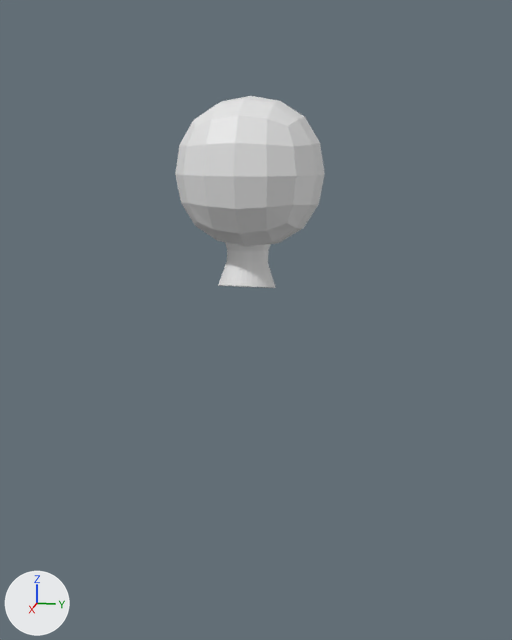
The Blender file VITZY.blend as it was, and as the next commit left it.
Camera for both pictures: a camera (50 mm lens) standing at (6.06, 1.29, 1.14) and looking at (-0.14, 0.05, -0.41). Arrows for +X, +Y and +Z are at lower left; the lights stay in place.
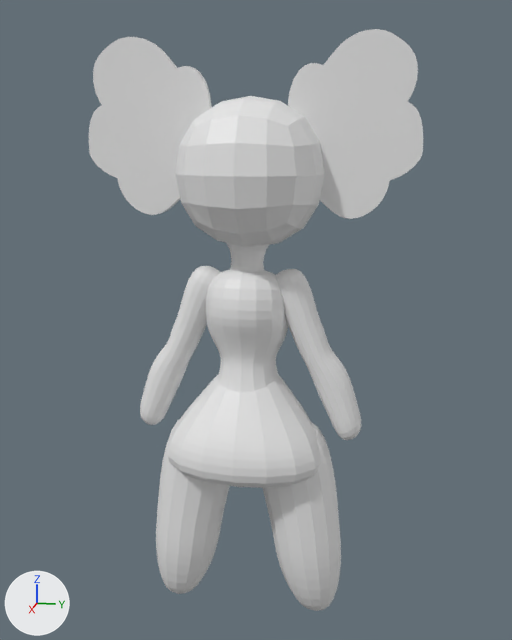
Where the change shows, as pixel boxes (x1, y1, x2, y2) in the pictures (512 x 640 px):
'Plane', added: after (89, 29, 423, 219)
'Cube.005', added: after (156, 419, 341, 611)
'Cube.004', added: after (168, 374, 321, 488)
'Cube.002', added: after (206, 269, 288, 392)
'Cube.003', added: after (276, 269, 361, 440)
'Cube.007', added: after (140, 266, 220, 425)
'Cylinder', reshaped: before (218, 242, 276, 288); after (226, 242, 269, 281)

Patch to the scene script:
```diff
--- a/VITZY.blend.py
+++ b/VITZY.blend.py
@@ me_cylinder @@
 # used by ob_cylinder; location = (0.03, 0.0, 0.1); rotation_euler = (0.0, -0.21, 0.0), in degrees (0, -12, 0); scale = (0.172, 0.172, 0.172)
-me_cylinder.from_pydata(...)  # 128 vertices, 98 faces; spans x -1.65..1.31, y -1.48..1.48, z -0.94..1.71
+me_cylinder.from_pydata(...)  # 224 vertices, 194 faces; spans x -1.59..1.36, y -1.48..1.48, z -0.68..1.71
+# me_cylinder part 1
+# 32 faces are deleted
+# 19 vertices in x -1.65..0.87, y -1.48..1.48, z -0.94 move by (0.06, 0.0, 0.26)
+# 13 vertices in x -0.99..1.31, y -1.45..1.45, z -0.94 move by (0.05, 0.0, 0.26)
+# 64 vertices move from x -1.12..1.01, y -1.06..1.06, z 0.32..1.09 to x -0.99..0.84, y -0.93..0.93, z 0.57..1.07
+# 96 vertices are added at x -1.1..0.89, y -0.99..0.99, z -0.31..0.32
+# 128 new faces join them
@@ ob_cube_007 @@
+ob_cube_007 = bpy.data.objects.new('Cube.007', me_cube_007)  # 32 vertices, 30 faces; spans x -1.0..1.0, y -2.7..-0.46, z -9.58..-0.22; modifiers SUBSURF, MIRROR
+ob_cube_007.location = (0.0, 0.0, 0.0)
+ob_cube_007.rotation_euler = (-0.472, 0.0, 0.0)  # degrees (-27, 0, 0)
+ob_cube_007.scale = (0.181, 0.181, 0.181)
@@ ob_cube_005 @@
+ob_cube_005 = bpy.data.objects.new('Cube.005', me_cube_005)  # 20 vertices, 18 faces; spans x -0.65..0.91, y -2.12..0.02, z -7.24..-2.63; modifiers SUBSURF, MIRROR
+ob_cube_005.location = (0.0, 0.0, 0.0)
+ob_cube_005.scale = (0.448, 0.448, 0.448)
@@ ob_cube_004 @@
+ob_cube_004 = bpy.data.objects.new('Cube.004', me_cube_004)  # 20 vertices, 18 faces; spans x -0.68..1.22, y -1.44..1.44, z -1.09..0.86; modifiers SUBSURF
+ob_cube_004.location = (0.0, 0.0, -1.23)
+ob_cube_004.scale = (0.567, 0.567, 0.567)
@@ ob_cube_003 @@
+ob_cube_003 = bpy.data.objects.new('Cube.003', me_cube_007.copy())  # modifiers SUBSURF, MIRROR
+ob_cube_003.location = (0.0, 0.0, 0.0)
+ob_cube_003.rotation_euler = (-0.472, 0.0, 3.142)  # degrees (-27, 0, 180)
+ob_cube_003.scale = (0.181, 0.181, 0.181)
@@ ob_cube_002 @@
+ob_cube_002 = bpy.data.objects.new('Cube.002', me_cube)  # 32 vertices, 30 faces; spans x -0.71..0.81, y -0.84..0.84, z -2.12..0.27; modifiers SUBSURF
+ob_cube_002.location = (0.0, 0.0, 0.04)
+ob_cube_002.scale = (0.61, 0.61, 0.61)
@@ ob_plane @@
+ob_plane = bpy.data.objects.new('Plane', me_plane)  # 124 vertices, 64 faces; spans x -3.97..-1.06, y 0.65..2.82, z -0.13..0.0; modifiers MIRROR
+ob_plane.location = (0.0, 0.01, 0.0)
+ob_plane.rotation_euler = (0.0, 1.571, 0.0)  # degrees (0, 90, 0)
+ob_plane.scale = (0.511, 0.511, 0.511)
```
